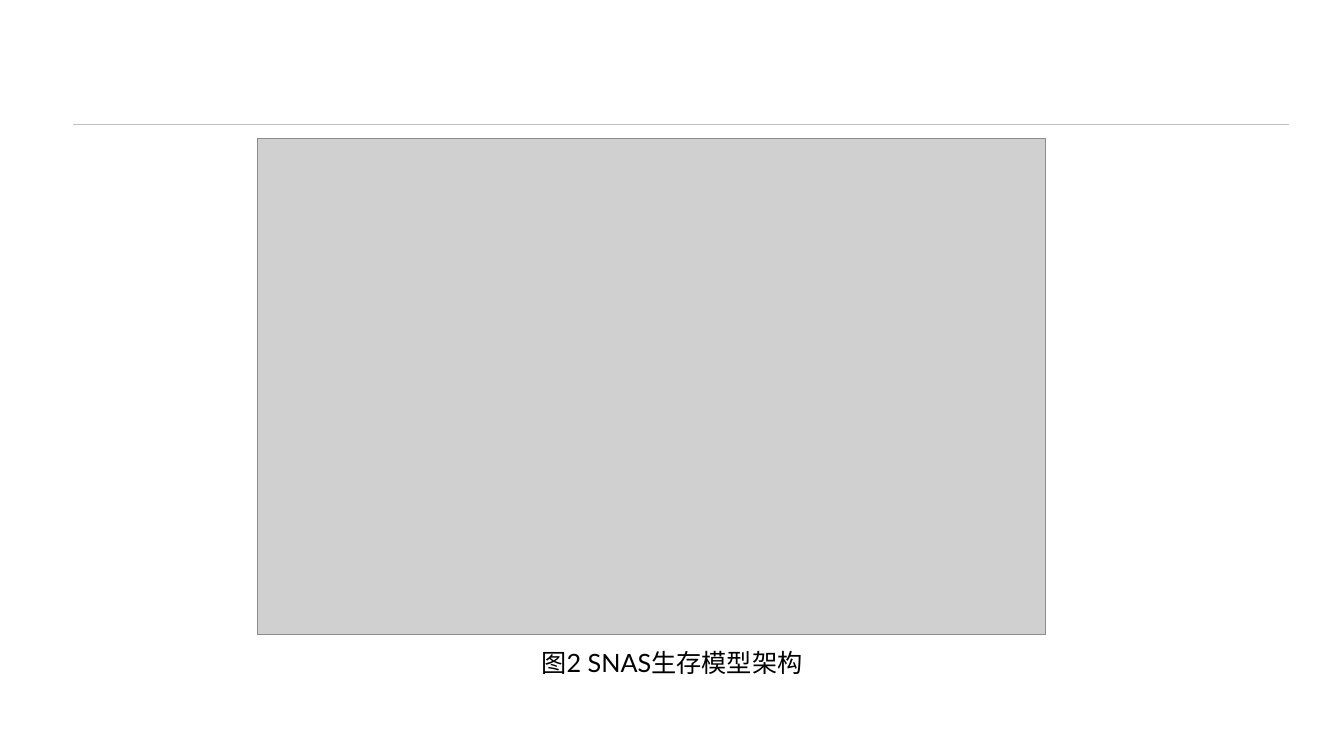
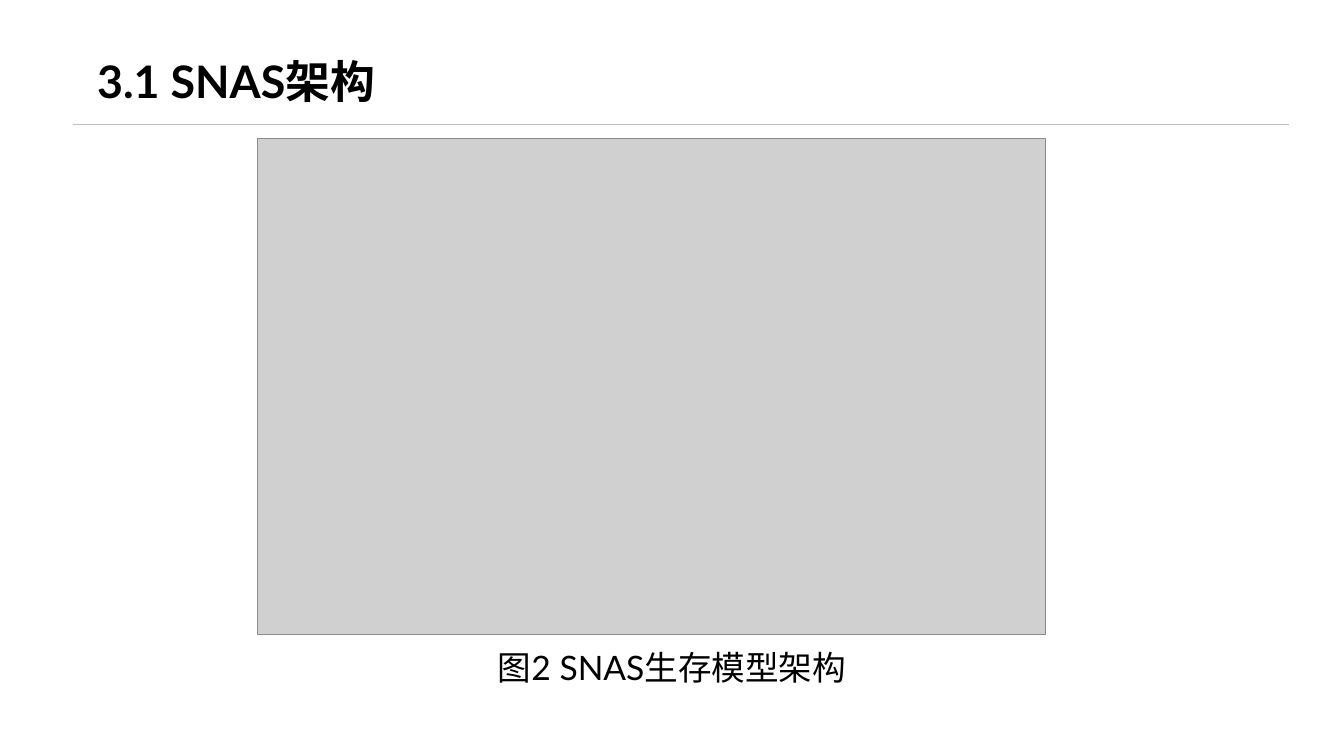
Before and after one commit to KiyoshiMu/Survival-Analysis-by-Breast-Cancer-Slides, a slide deck: slide 9 of data/pre.pptx (slide 7 before the commit). Drawn at 1344x756 pixels with LibreOffice and Linux fonts; fonts in the diff are those of the drawing; grey boxes stand for pictures; background and template pictures are left out. Boxes give left, top, right and bottom in pixels: in the first picture for what was removed or moved away, otherwise in the second. Text is boxed around its words. In the diff, an @@ line names an element or a change of style, - is before the commit and + after.

```diff
--- a/data/pre.pptx
+++ b/data/pre.pptx
@@ text added at (97, 60, 376, 102), 32 pt, text #000000, bold @@
+3.1 SNAS架构
@@ text "图2 SNAS生存模型架构" at (498, 652, 846, 683): size 18 to 24 pt @@
```
Also in this commit, not shown: 11 other slides changed, 3 slides added.
